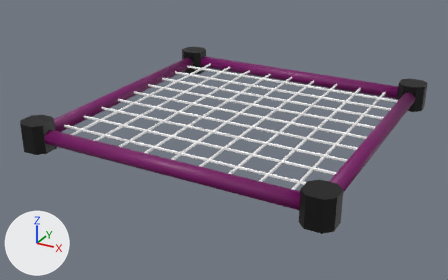
The glTF model assets/lift/lift_platform.glb as it was, and as the next commit left it.
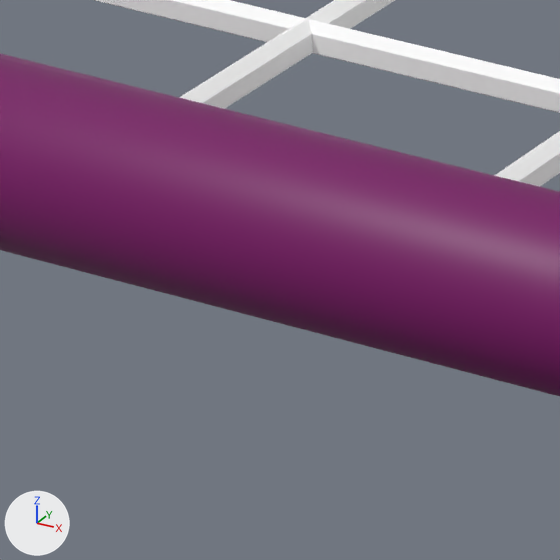
The first picture shows the older version from a camera (50 mm lens) standing at (19.4, -37.6, 16.4) and looking at (-0.6, -1.3, -1.8). The close-ups show the older and then the newer version on the part from 29% to 39% of the width and 52% to 69% of the height of that picture. Only the edits that show in the close-ups are written down. Every picture has the same lights, and +X, +Y and +Z are marked at lower left. Where no turn or scale is listed for an object, it has been applied to the vertices.
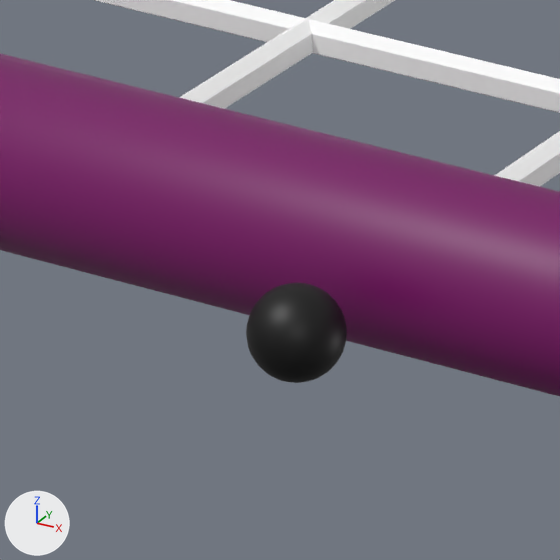
The change, as a list of edits to the scene's bpy script:
```text
Add me_sphere:
    me_sphere.from_pydata(...)  # a UV sphere (32 segments, 16 rings, poles along z) spanning x -0.25..0.25, y -0.25..0.25, z -0.25..0.25
    me_sphere.materials.append(mat_black_004)  # black #000000
Add ob_trailspawner:
    ob_trailspawner = bpy.data.objects.new('TrailSpawner', me_sphere)
    ob_trailspawner.location = (0.0, -11.0, 0.0)
```

Location of each change, [x1, y1, x2, y2] in pixels of the close-ups (560 x 560 px):
'TrailSpawner', added (black): after [246, 283, 347, 383]
